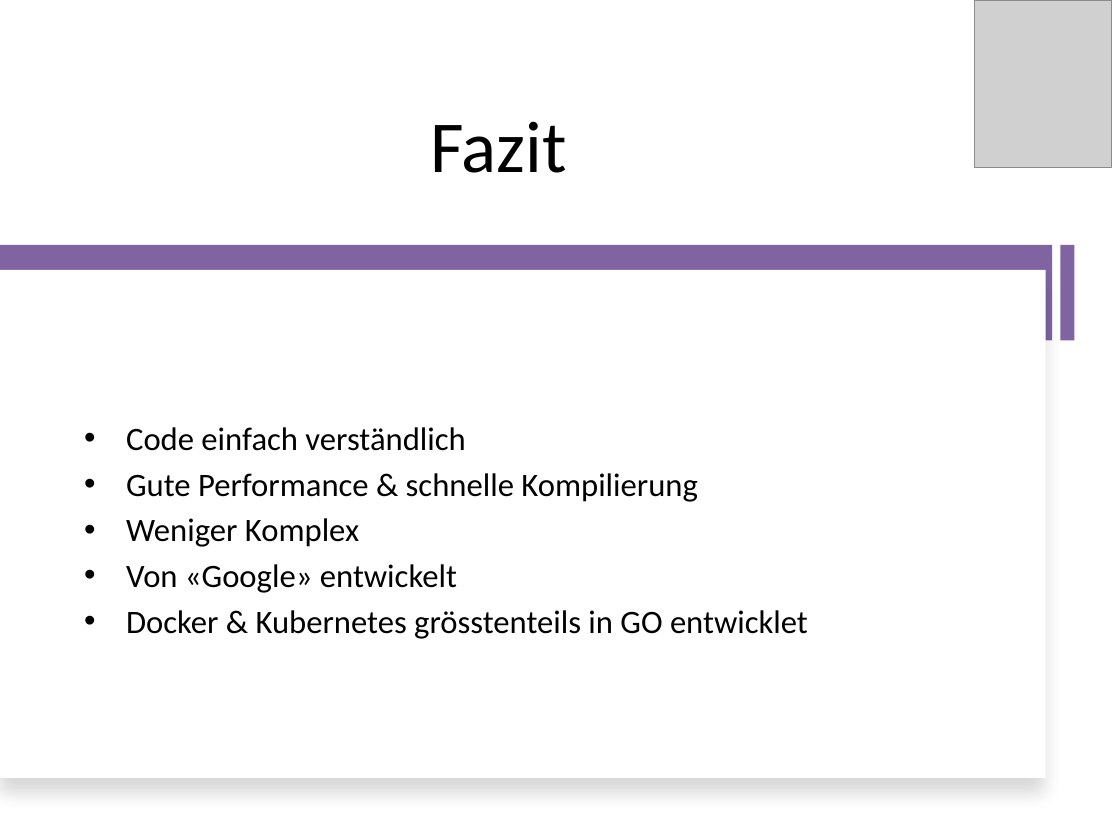
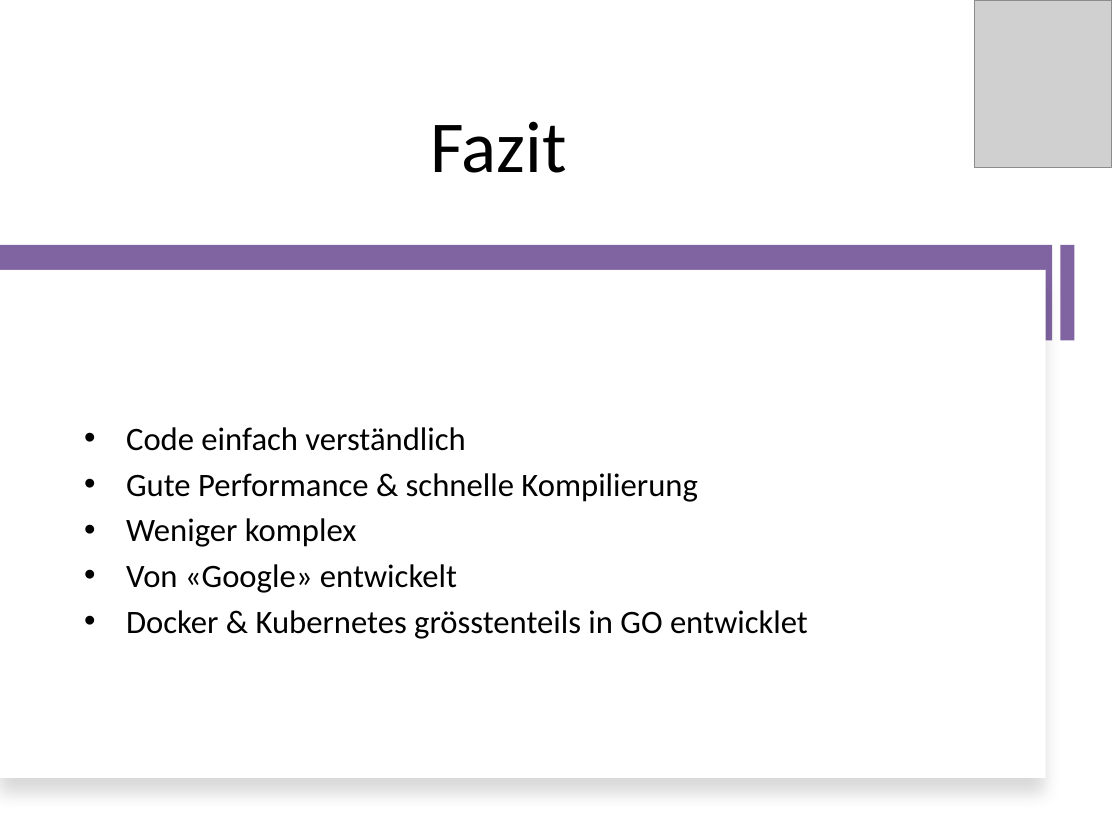
Before and after one commit to RatedNextGen/pcp-go, a slide deck: slide 18 of presentation/GO-Präsi.pptx (slide 16 before the commit). Drawn at 1120x840 pixels with LibreOffice and Linux fonts; fonts in the diff are those of the drawing; grey boxes stand for pictures. Boxes give left, top, right and bottom in pixels: in the first picture for what was removed or moved away, otherwise in the second. Text is boxed around its words. In the diff, an @@ line names an element or a change of style, - is before the commit and + after.

```diff
--- a/presentation/GO-Präsi.pptx
+++ b/presentation/GO-Präsi.pptx
@@ text at box(126, 518, 357, 547): text changed @@
-• Weniger Komplex
+• Weniger komplex
```
Also in this commit, not shown: 6 other slides changed, 2 slides added, 1 other file.
